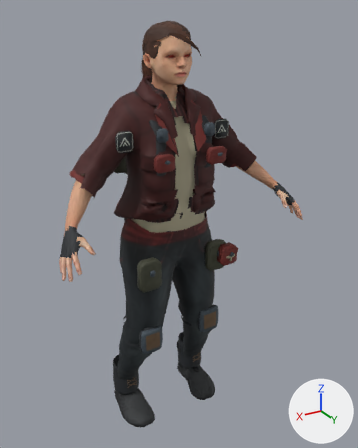
One commit to the FBX model Assets/Resources/ProductionArt/Eva.fbx: the scene before it, then after it.
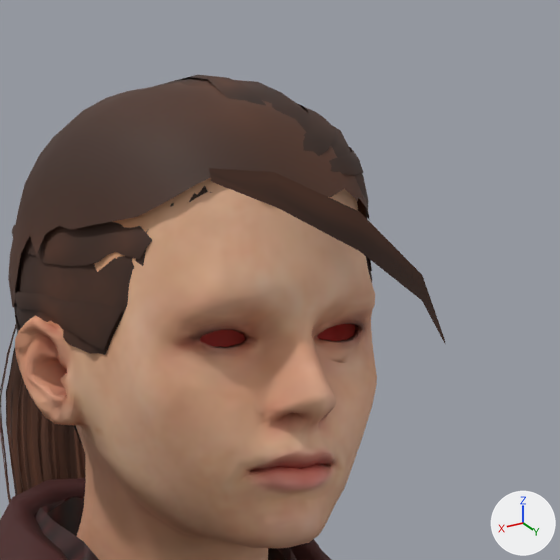
Each version appears first whole from a 50 mm lens placed at (0.981, 1.813, 1.851), pointed at (-0.062, 0.075, 0.982), and next in a close-up on the part from 39% to 61% of the width and 2% to 19% of the height. Every picture has the same lights, and +X, +Y and +Z are marked at lower right. The older version's two pictures come first. Objects named as collision shapes, trigger or cutter boxes, shadow casters or lower levels of detail are left out. Vertices at exactly the same position are counted once.

Names of what the first close-up shows: 'Eva_LOD0'.
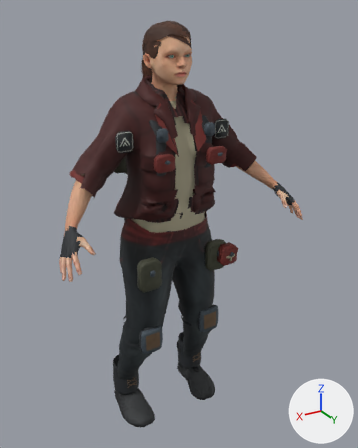
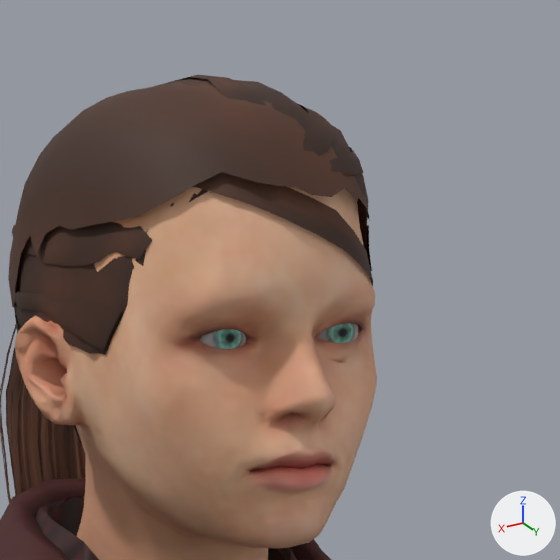
Diff of the bpy script that builds the scene:
```diff
--- a/Assets/Resources/ProductionArt/Eva.fbx.py
+++ b/Assets/Resources/ProductionArt/Eva.fbx.py
@@ me_eva_skin @@
 # used by ob_eva_lod0; location = (0.0, 0.0, 0.0)
-me_eva_skin.from_pydata(...)  # 11475 vertices, 14890 faces; spans x -0.55..0.55, y -0.23..0.37, z 0.01..1.82
+me_eva_skin.from_pydata(...)  # 11574 vertices, 15044 faces; spans x -0.55..0.55, y -0.23..0.37, z 0.01..1.82
+# me_eva_skin part 1: a new loose piece of 42 vertices spanning x -0.05..-0.02, y 0.16..0.18, z 1.69..1.72, in mat_character_atlas
+# me_eva_skin part 2: a new loose piece of 41 vertices spanning x 0.02..0.05, y 0.16..0.18, z 1.69..1.72, in mat_character_atlas
+# me_eva_skin part 3: a new loose piece of 26 vertices spanning x -0.08..0.05, y 0.1..0.2, z 1.69..1.78, in mat_character_atlas
+# me_eva_skin part 4: the loose piece of 10 vertices spanning x -0.08..0.05, y 0.2..0.21, z 1.69..1.78 is deleted
+# other edits to the shape of me_eva_skin do not show in these pictures
 me_eva_skin.materials.append(mat_character_atlas)
```

What differs and where, as boxes [x1, y1, x2, y2] in the close-ups (560 x 560 px):
'Eva_LOD0', reshaped: before [0, 75, 445, 560]; after [0, 75, 377, 560]
part 1 of me_eva_skin, added: after [317, 323, 358, 343]
part 2 of me_eva_skin, added: after [200, 329, 246, 349]
part 3 of me_eva_skin, added (brown): after [193, 172, 373, 285]
part 4 of me_eva_skin, deleted (brown): before [209, 168, 445, 343]
